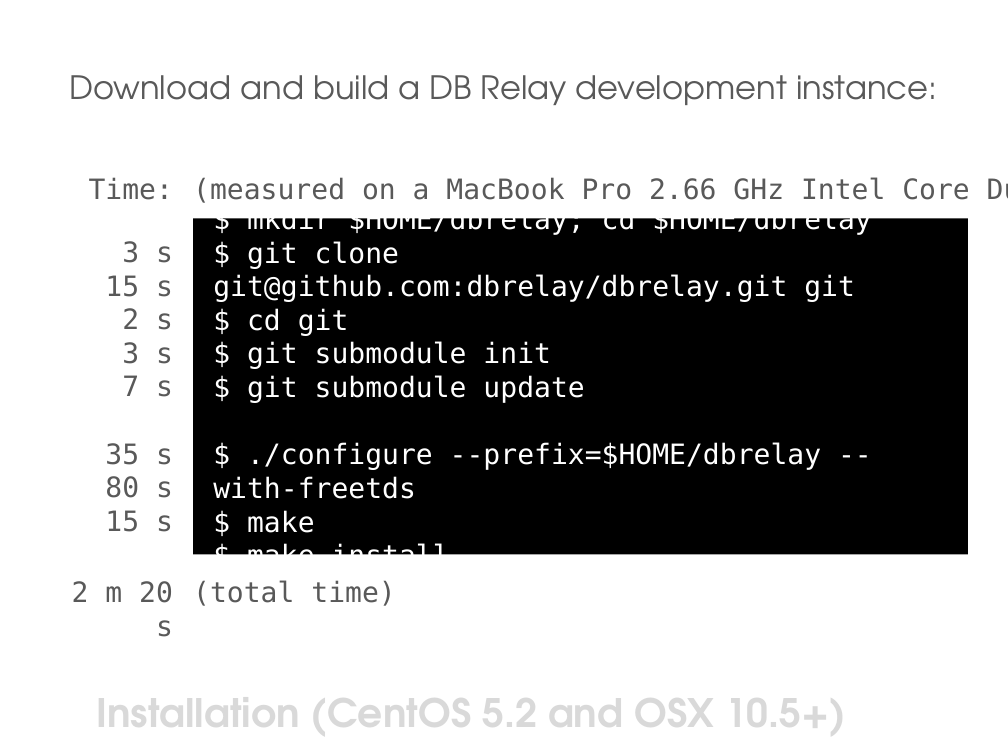
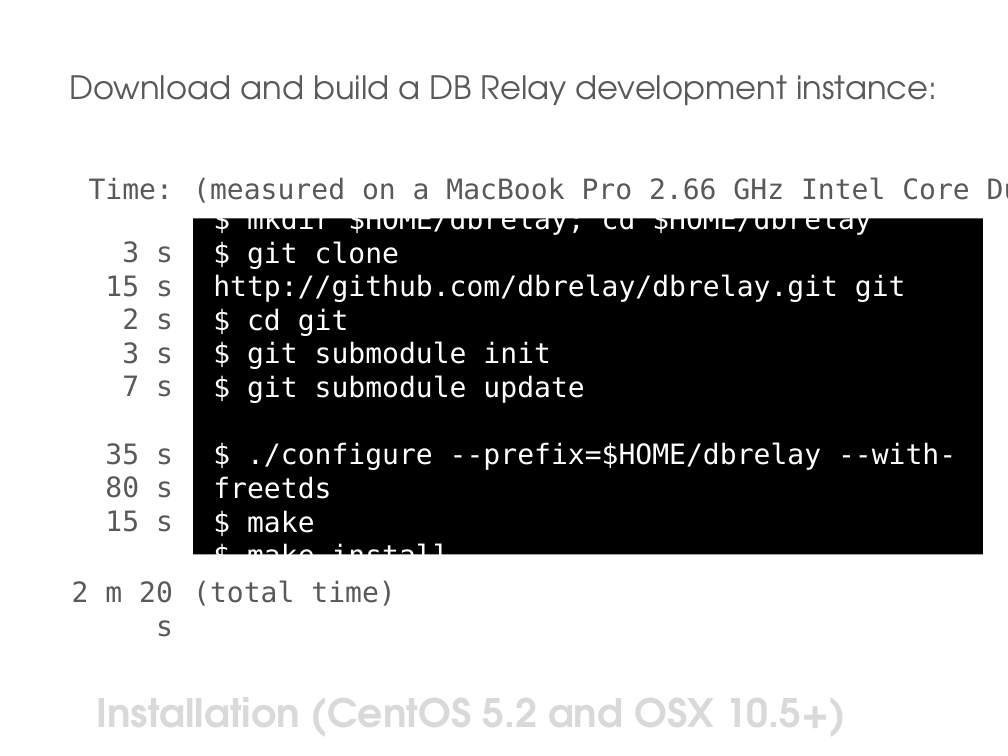
Before and after one commit to dbrelay/website, a slide deck: slide 25 of docs/2010oscon/dbrelay_oscon2010.pptx. Drawn at 1008x756 pixels with LibreOffice and Linux fonts; fonts in the diff are those of the drawing; background and template pictures are left out. Boxes give left, top, right and bottom in pixels: in the first picture for what was removed or moved away, otherwise in the second. Text is boxed around its words. In the diff, an @@ line names an element or a change of style, - is before the commit and + after.

```diff
--- a/docs/2010oscon/dbrelay_oscon2010.pptx
+++ b/docs/2010oscon/dbrelay_oscon2010.pptx
@@ rectangle "$ mkdir $HOME/dbrelay; cd $HOME/dbrelay" resized from (x1=194, y1=219, x2=969, y2=554) to (x1=194, y1=219, x2=983, y2=554) @@
@@ text in rectangle at (x1=213, y1=241, x2=906, y2=302): text changed @@
-$ git clone git@github.com:dbrelay/dbrelay.git git
+$ git clone http://github.com/dbrelay/dbrelay.git git
```
Also in this commit, not shown: 1 other file.
